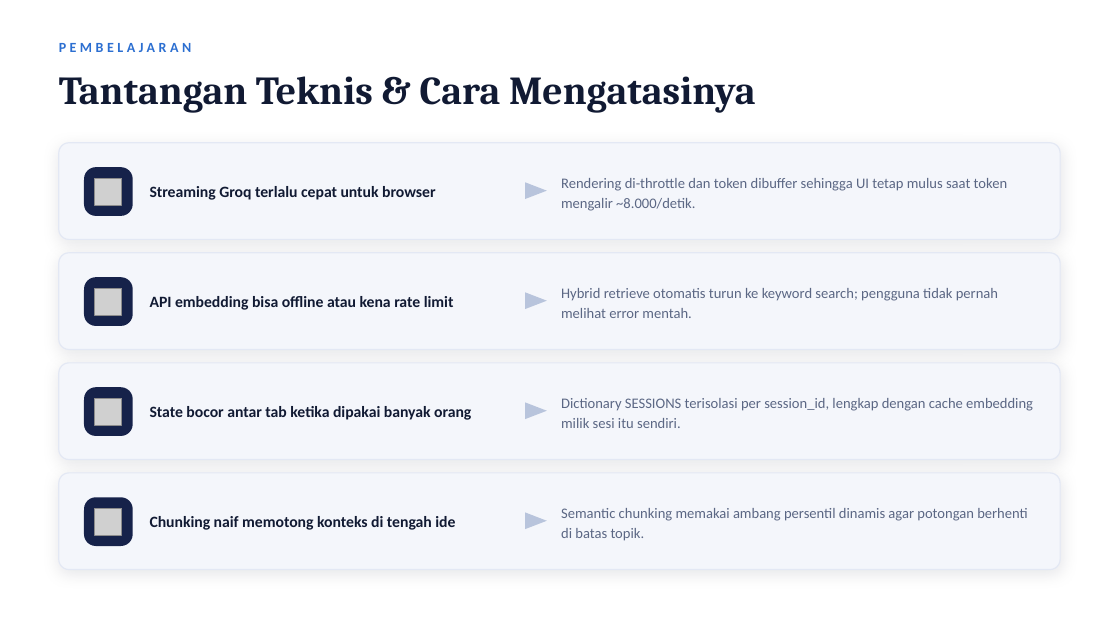
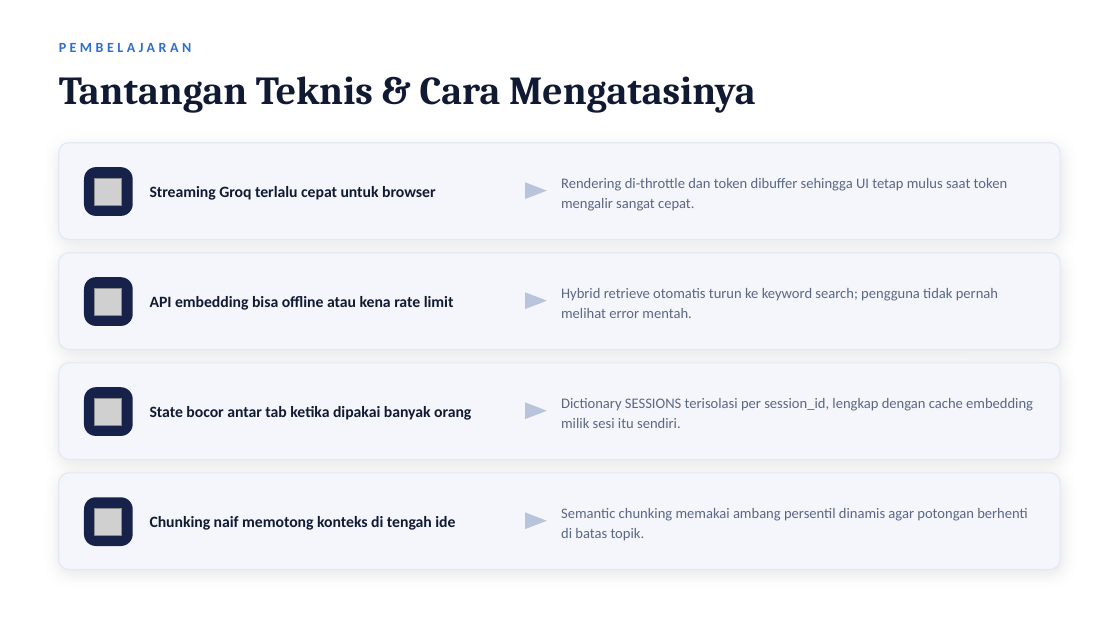
Before and after one commit to loxleyftsck/SCHOLARBOT-AI, a slide deck: slide 13 of ScholarBot_AI_Portfolio.pptx. Drawn at 1120x630 pixels with LibreOffice and Linux fonts; fonts in the diff are those of the drawing; grey boxes stand for pictures. Boxes give left, top, right and bottom in pixels: in the first picture for what was removed or moved away, otherwise in the second. Text is boxed around its words. In the diff, an @@ line names an element or a change of style, - is before the commit and + after.

```diff
--- a/ScholarBot_AI_Portfolio.pptx
+++ b/ScholarBot_AI_Portfolio.pptx
@@ text at box(561, 178, 1007, 211): text changed @@
-Rendering di-throttle dan token dibuffer sehingga UI tetap mulus saat token mengalir ~8.000/detik.
+Rendering di-throttle dan token dibuffer sehingga UI tetap mulus saat token mengalir sangat cepat.
```
Also in this commit, not shown: 9 other slides changed, 6 other files.
